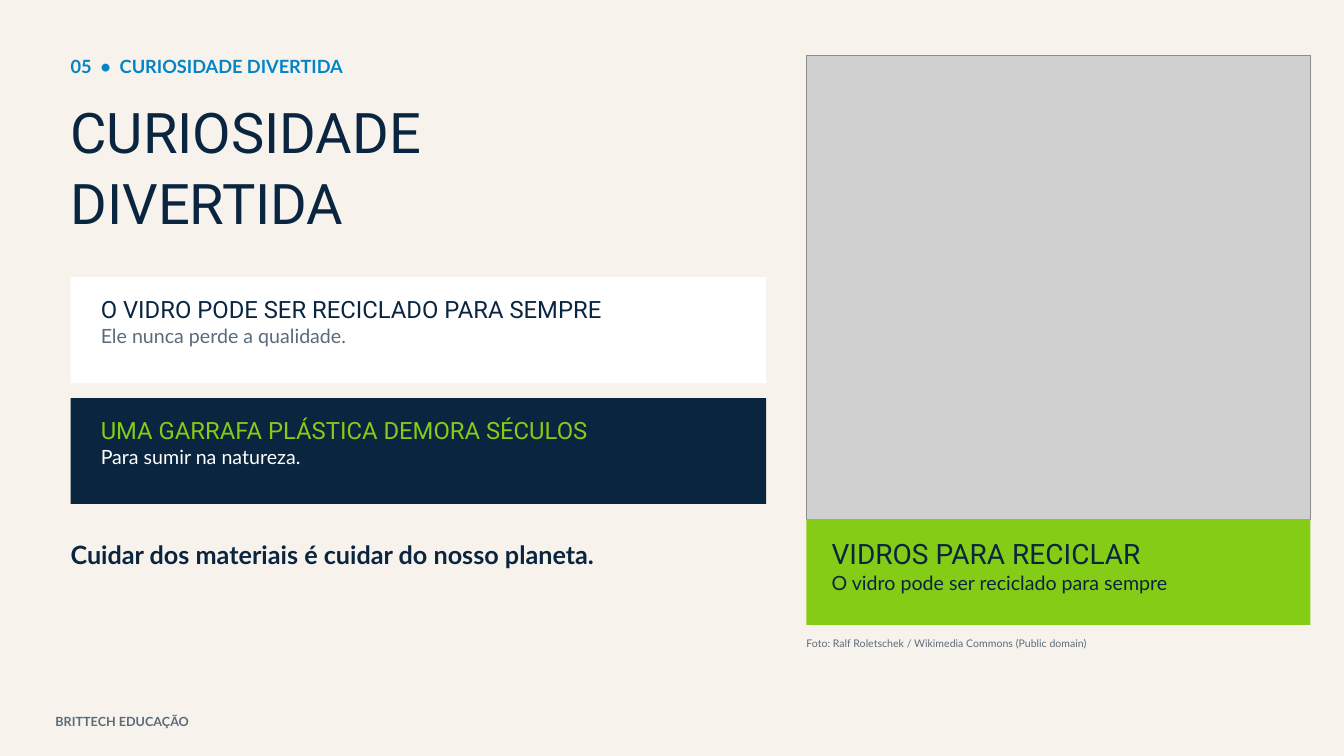
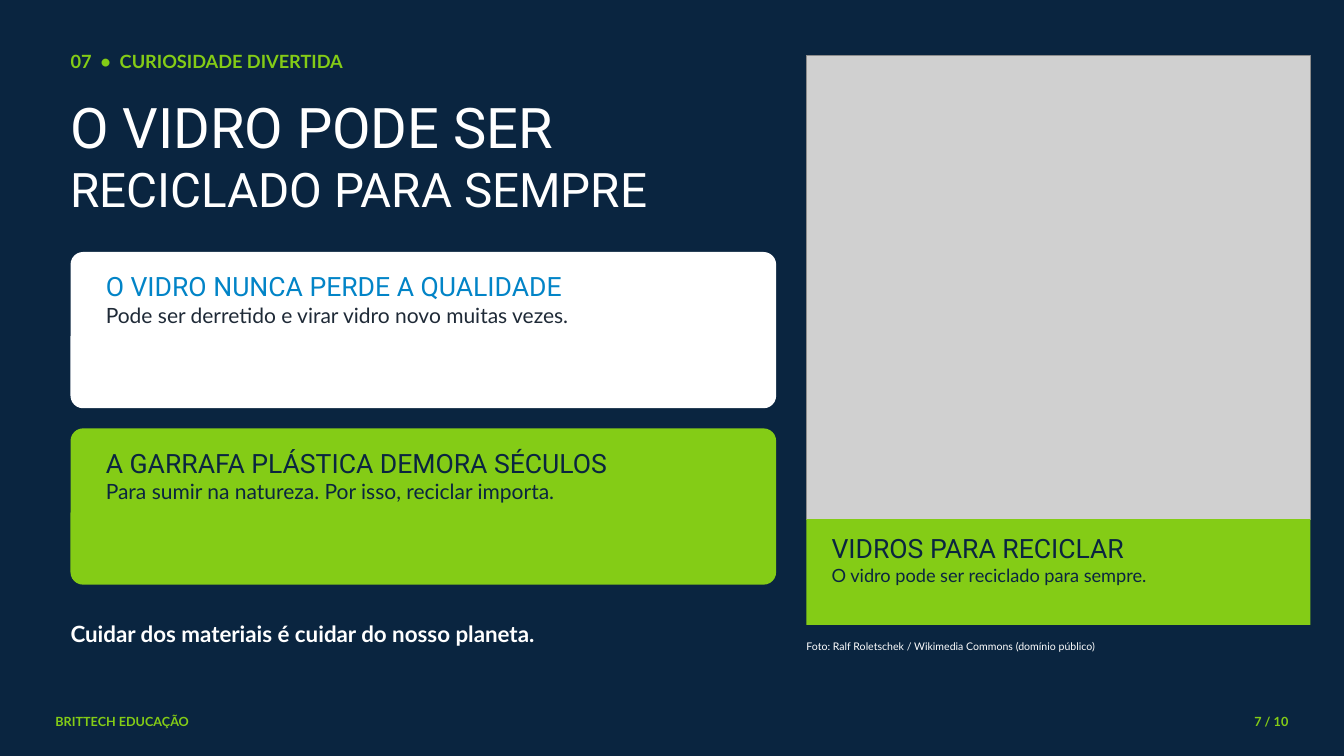
Before and after one commit to thiagollipe-web/brittech-educacao-aulas, a slide deck: slide 7 of fundamental-1/ciencias-1ano-materiais-cotidiano.pptx (slide 5 before the commit). Drawn at 1344x756 pixels with LibreOffice and Linux fonts; fonts in the diff are those of the drawing; grey boxes stand for pictures. Boxes give left, top, right and bottom in pixels: in the first picture for what was removed or moved away, otherwise in the second. Text is boxed around its words. In the diff, an @@ line names an element or a change of style, - is before the commit and + after.

```diff
--- a/fundamental-1/ciencias-1ano-materiais-cotidiano.pptx
+++ b/fundamental-1/ciencias-1ano-materiais-cotidiano.pptx
@@ rectangle at [0,0,1344,756]: fill #F7F3EC to #0A2540 @@
@@ text at [71,54,343,68]: text changed; text colour #0284C7 to #84CC16 @@
-05 • CURIOSIDADE DIVERTIDA
+07 • CURIOSIDADE DIVERTIDA
@@ text at [71,107,647,208]: text changed; size 40 to 34 pt; text colour #0A2540 to #FFFFFF @@
-CURIOSIDADE
-DIVERTIDA
+O VIDRO PODE SER
+RECICLADO PARA SEMPRE
@@ rounded rectangle: place and size @@
-rounded rectangle at [71,277,766,383]
+rounded rectangle at [71,252,776,408]
@@ rounded rectangle at [71,252,776,408]: rectangle to rounded rectangle @@
@@ text at [106,277,568,323]: text changed; size 17 to 15 pt; font Roboto to Lato; text colour #0A2540 to #1F2A37 @@
-O VIDRO PODE SER RECICLADO PARA SEMPRE
-Ele nunca perde a qualidade.
+O VIDRO NUNCA PERDE A QUALIDADE
+Pode ser derretido e virar vidro novo muitas vezes.
@@ rounded rectangle: place and size @@
-rounded rectangle at [71,398,766,504]
+rounded rectangle at [71,429,776,585]
@@ rounded rectangle at [71,429,776,585]: rectangle to rounded rectangle; fill #0A2540 to #84CC16 @@
@@ text at [106,449,607,503]: text changed; size 17 to 15 pt; font Roboto to Lato; text colour #84CC16 to #0A2540 @@
-UMA GARRAFA PLÁSTICA DEMORA SÉCULOS
-Para sumir na natureza.
+A GARRAFA PLÁSTICA DEMORA SÉCULOS
+Para sumir na natureza. Por isso, reciclar importa.
@@ text at [832,539,1123,559]: size 20 to 19 pt in "VIDROS PARA RECICLAR"; less space between paragraphs @@
@@ text at [832,568,1147,585]: text changed; size 14 to 13 pt @@
-O vidro pode ser reciclado para sempre
+O vidro pode ser reciclado para sempre.
@@ text "Cuidar dos materiais é cuidar ...": place and size @@
-text "Cuidar dos materiais é cuidar ..." at [71,545,594,569]
+text "Cuidar dos materiais é cuidar ..." at [71,625,535,646]
@@ text "Cuidar dos materiais é cuidar ..." at [71,625,535,646]: size 18 to 16 pt, text colour #0A2540 to #FFFFFF; less space between paragraphs @@
@@ text at [806,642,1095,652]: text changed; text colour #5A6B7D to #FFFFFF @@
-Foto: Ralf Roletschek / Wikimedia Commons (Public domain)
+Foto: Ralf Roletschek / Wikimedia Commons (domínio público)
@@ text "BRITTECH EDUCAÇÃO" at [55,715,189,728]: text colour #5A6B7D to #84CC16; less space between paragraphs @@
@@ text added at [1254,717,1289,726], 9 pt, text #84CC16, bold @@
+7 / 10
```
Also in this commit, not shown: 4 other slides changed, 5 slides added, 3 slides removed, 4 other files.
